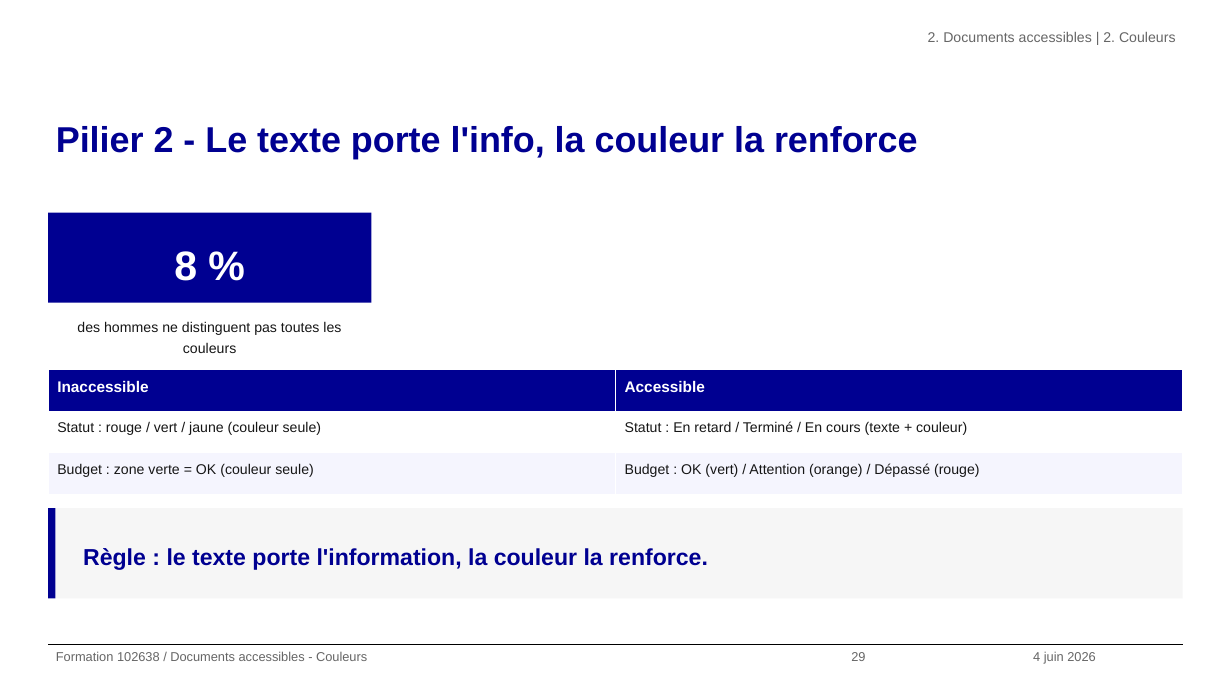
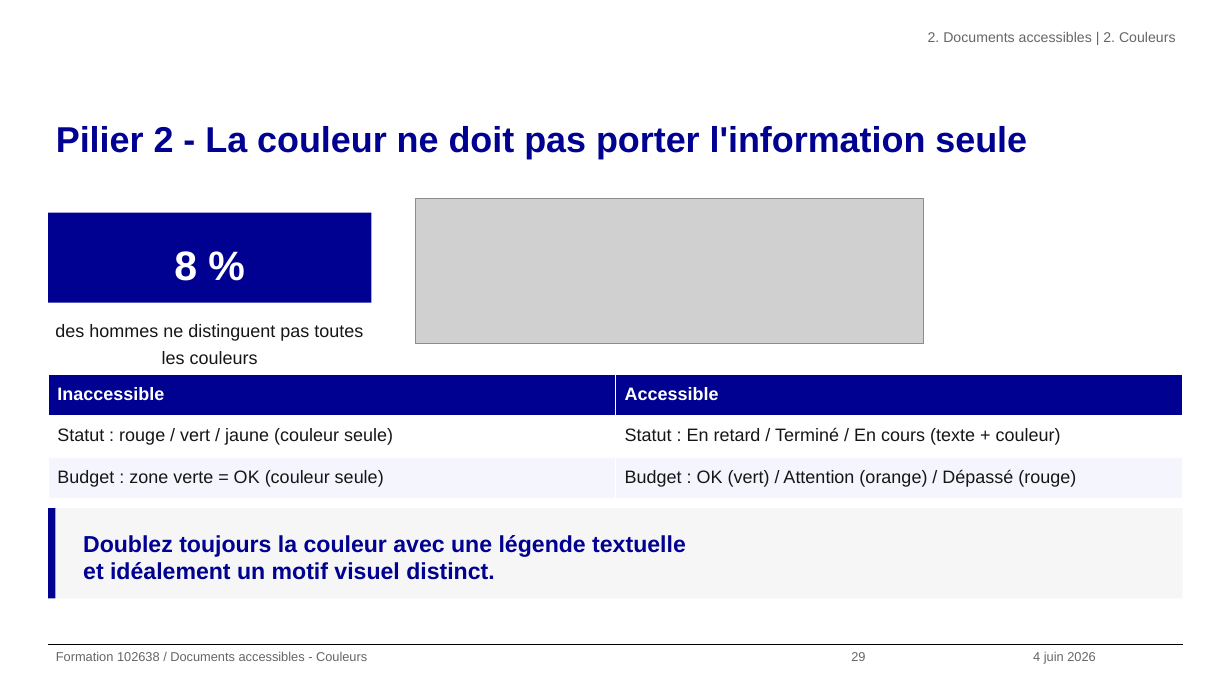
Before and after one commit to alexandra-guiderdoni/usine-fabrication-igpde-102846-ay11, a slide deck: slide 29 of formation-102638-juin-2026.pptx. Drawn at 1232x693 pixels with LibreOffice and Linux fonts; fonts in the diff are those of the drawing; grey boxes stand for pictures; background and template pictures are left out. Boxes give left, top, right and bottom in pixels: in the first picture for what was removed or moved away, otherwise in the second. Text is boxed around its words. In the diff, an @@ line names an element or a change of style, - is before the commit and + after.

```diff
--- a/formation-102638-juin-2026.pptx
+++ b/formation-102638-juin-2026.pptx
@@ title at <box>56,126,1027,159</box>: text changed @@
-Pilier 2 - Le texte porte l'info, la couleur la renforce
+Pilier 2 - La couleur ne doit pas porter l'information seule
@@ picture added at <box>416,199,924,344</box> @@
@@ text "des hommes ne distinguent pas ..." at <box>55,324,363,364</box>: size 11 to 14 pt @@
@@ table at <box>48,374,1183,499</box> @@
@@ size 12 to 14 pt in "Inaccessible", "Accessible" @@
@@ size 11 to 14 pt in "Statut : rouge / vert / jaune ...", "Statut : En retard / Terminé / ...", "Budget : zone verte = OK (couleur ...", "Budget : OK (vert) / Attention (orange) ..." @@
@@ table: place and size @@
-table at <box>48,370,1183,494</box>
+table at <box>48,374,1183,499</box>
@@ text at <box>83,535,686,580</box>: text changed @@
-Règle : le texte porte l'information, la couleur la renforce.
+Doublez toujours la couleur avec une légende textuelle
+et idéalement un motif visuel distinct.
```
Also in this commit, not shown: 80 other slides changed, 42 other files.
